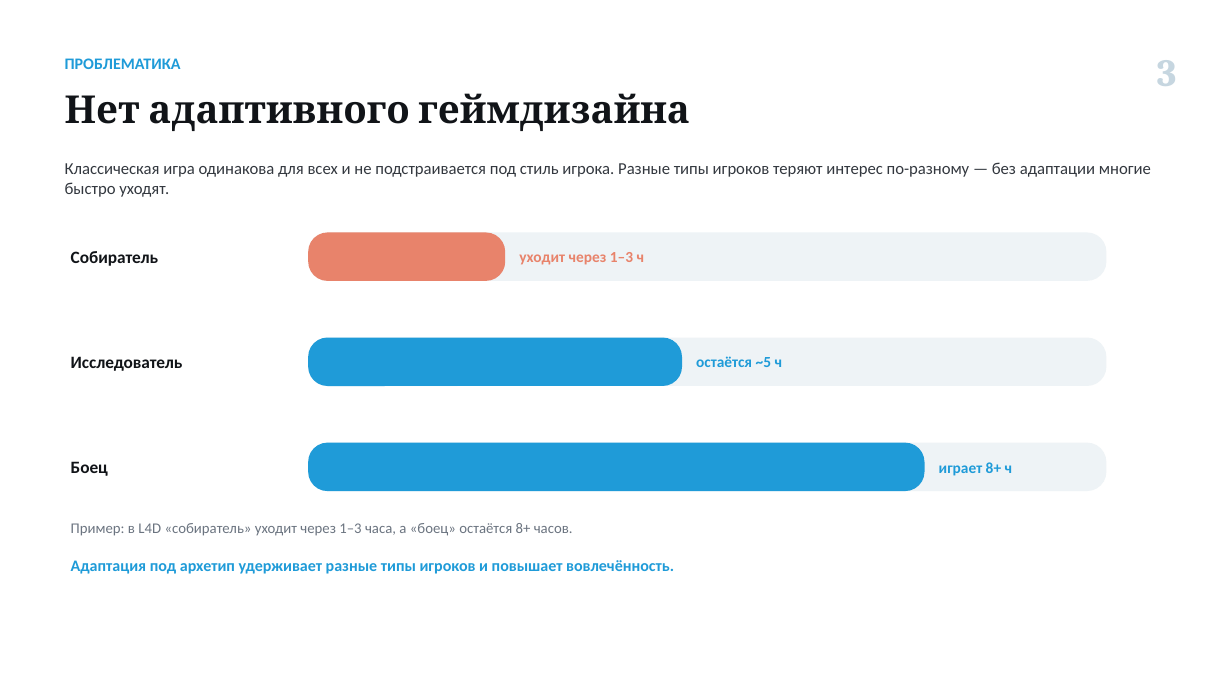
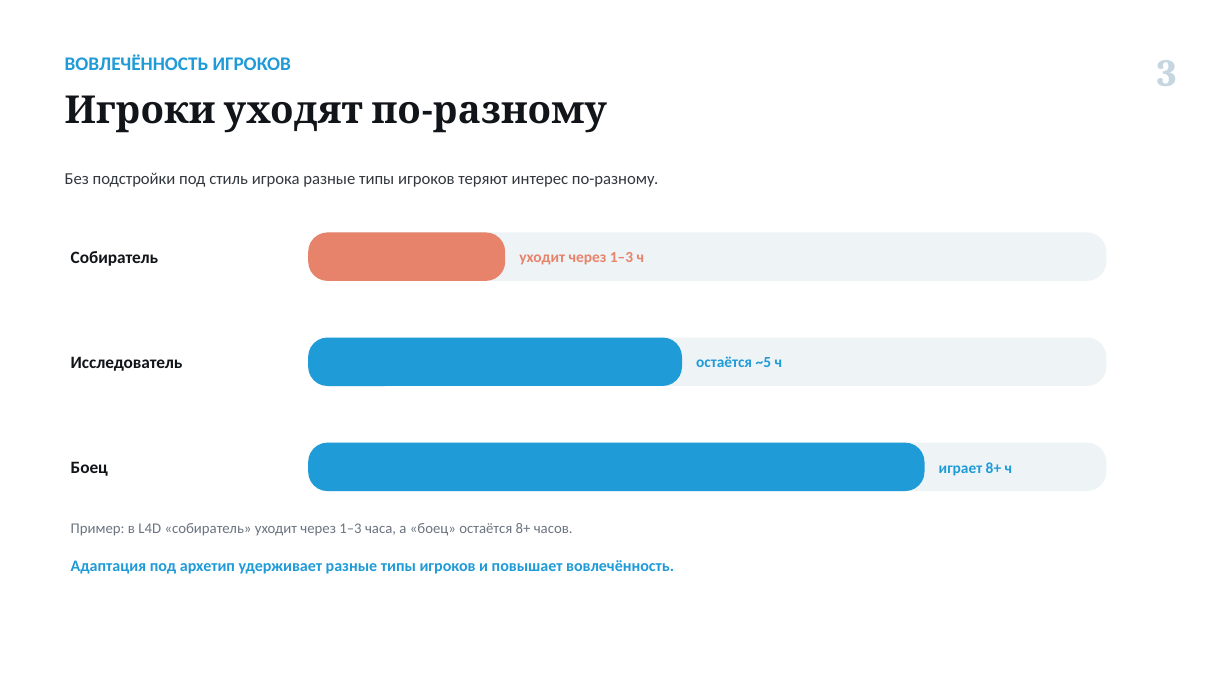
Before and after one commit to Antizi/diplom-Game_Plugs_Ai, a slide deck: slide 3 of presentations/Изотов_ВКР_нейросетевая-модель.pptx. Drawn at 1232x693 pixels with LibreOffice and Linux fonts; fonts in the diff are those of the drawing. Boxes give left, top, right and bottom in pixels: in the first picture for what was removed or moved away, otherwise in the second. Text is boxed around its words. In the diff, an @@ line names an element or a change of style, - is before the commit and + after.

```diff
--- a/presentations/Изотов_ВКР_нейросетевая-модель.pptx
+++ b/presentations/Изотов_ВКР_нейросетевая-модель.pptx
@@ text at [65, 55, 291, 70]: text changed; size 12.5 to 15 pt @@
-ПРОБЛЕМАТИКА
+ВОВЛЕЧЁННОСТЬ ИГРОКОВ
@@ text at [65, 95, 607, 133]: text changed @@
-Нет адаптивного геймдизайна
+Игроки уходят по-разному
@@ text at [65, 172, 658, 187]: text changed @@
-Классическая игра одинакова для всех и не подстраивается под стиль игрока. Разные типы игроков теряют интерес по-разному — без адаптации многие быстро уходят.
+Без подстройки под стиль игрока разные типы игроков теряют интерес по-разному.
```
Also in this commit, not shown: 9 other slides changed, 6 other files.
